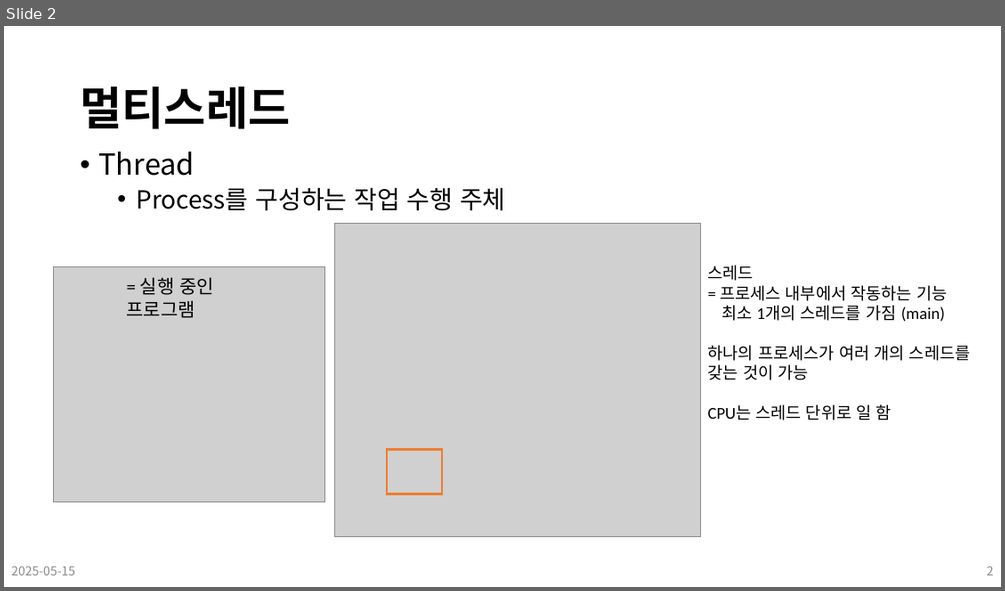
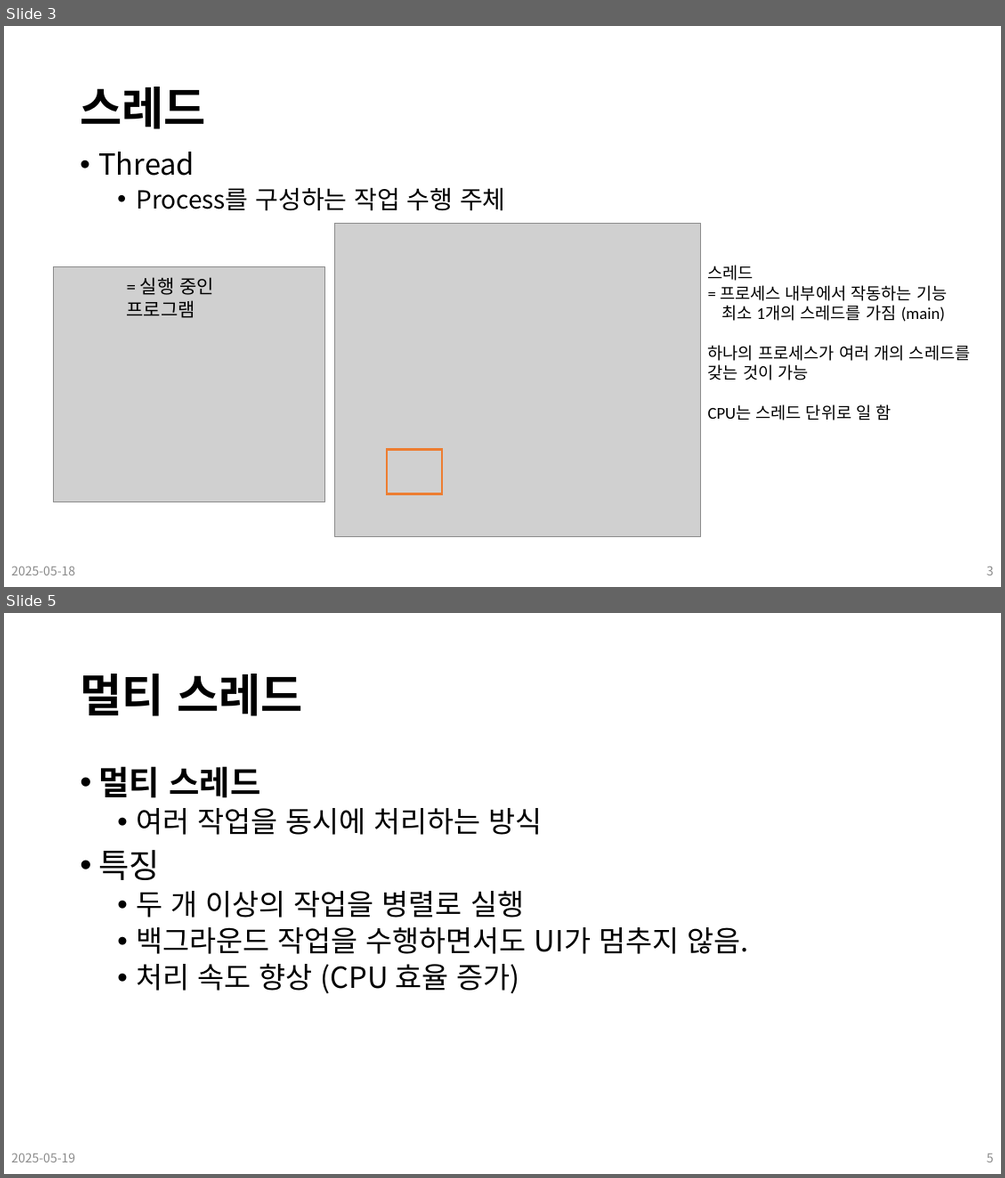
Before and after one commit to Leader-Lesson/KDT_SF_Short_5th, a slide deck: material/16_CSharp_심화문법 (멀티스레드).pptx. Shown one above the other, each under a label of ours: slide 2 before the commit, slides 3 and 5 after it; the slides between them are not shown. The pictures are 1005x591 and 1005x1178 pixels, drawn with LibreOffice and Linux fonts; fonts in the diff are those of the drawing; grey boxes stand for pictures; background and template pictures are left out. Boxes give left, top, right and bottom in pixels: in the first picture for what was removed or moved away, otherwise in the second. Text is boxed around its words. In the diff, an @@ line names an element or a change of style, - is before the commit and + after.

```diff
--- a/material/16_CSharp_심화문법 (멀티스레드).pptx
+++ b/material/16_CSharp_심화문법 (멀티스레드).pptx
@@ slide 5 added at <box>4,613,1001,1174</box>, background #FFFFFF @@
@@ title added at <box>80,674,303,716</box>, 44 pt, text #000000, bold @@
+멀티 스레드
@@ text added at <box>98,766,748,993</box>, 28 pt, text #000000 @@
+• 멀티 스레드
+  • 여러 작업을 동시에 처리하는 방식
+• 특징
+  • 두 개 이상의 작업을 병렬로 실행
+  • 백그라운드 작업을 수행하면서도 UI가 멈추지 않음.
+  • 처리 속도 향상 (CPU 효율 증가)
@@ text added at <box>11,1152,75,1162</box>, 12 pt, text #8C8C8C @@
+2025-05-19
@@ page number added at <box>987,1153,994,1162</box>, 12 pt, text #8C8C8C @@
+5
@@ what was slide 2 is now slide 3 @@
@@ slide 3 changed as well @@
@@ title at <box>80,87,206,129</box>: text changed @@
-멀티스레드
+스레드
@@ text at <box>11,565,75,575</box>: text changed @@
-2025-05-15
+2025-05-18
@@ page number at <box>987,565,994,575</box>: text changed @@
-2
+3
```
Also in this commit, not shown: 23 other slides changed, 2 other slides added, 27 other files.
